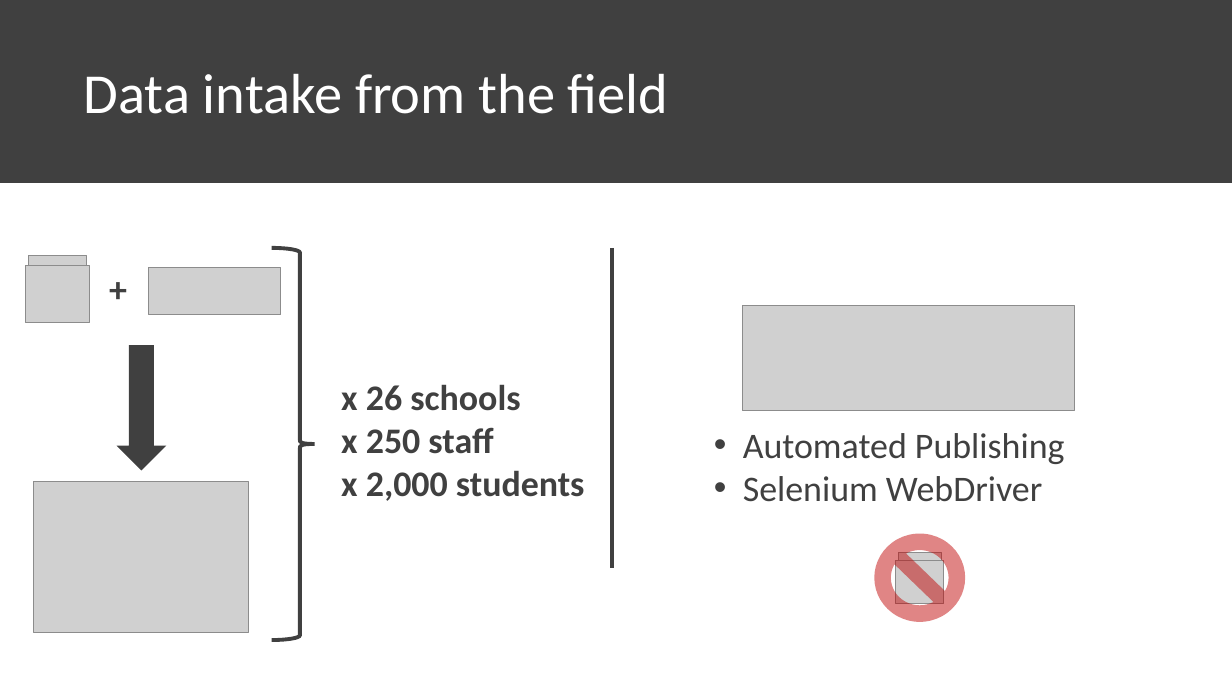
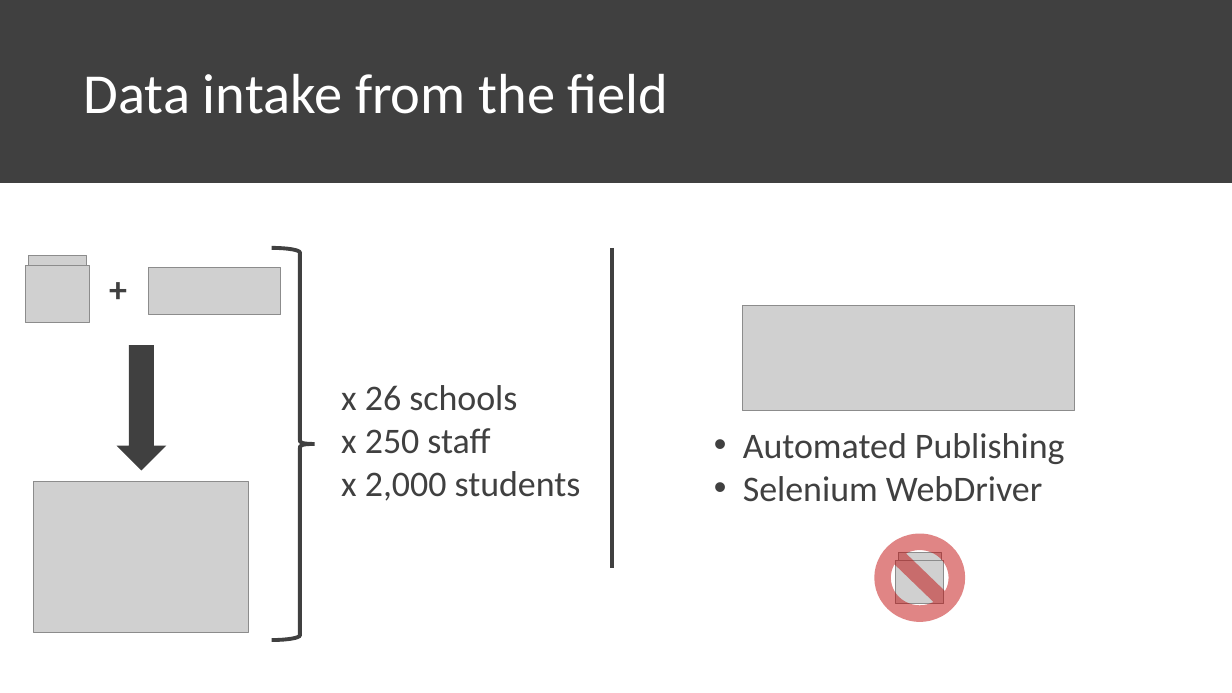
Before and after one commit to chrisluedtke/talks, a slide deck: slide 4 of 2018-06-14-ChiPy/Presentation.pptx (slide 5 before the commit). Drawn at 1232x693 pixels with LibreOffice and Linux fonts; fonts in the diff are those of the drawing; grey boxes stand for pictures. Boxes give left, top, right and bottom in pixels: in the first picture for what was removed or moved away, otherwise in the second. Text is boxed around its words. In the diff, an @@ line names an element or a change of style, - is before the commit and + after.

```diff
--- a/2018-06-14-ChiPy/Presentation.pptx
+++ b/2018-06-14-ChiPy/Presentation.pptx
@@ text "x 26 schools" at box(341, 385, 581, 501): bold off @@
```
Also in this commit, not shown: 5 other slides changed, 1 slide added, 4 slides removed, 1 other file.
